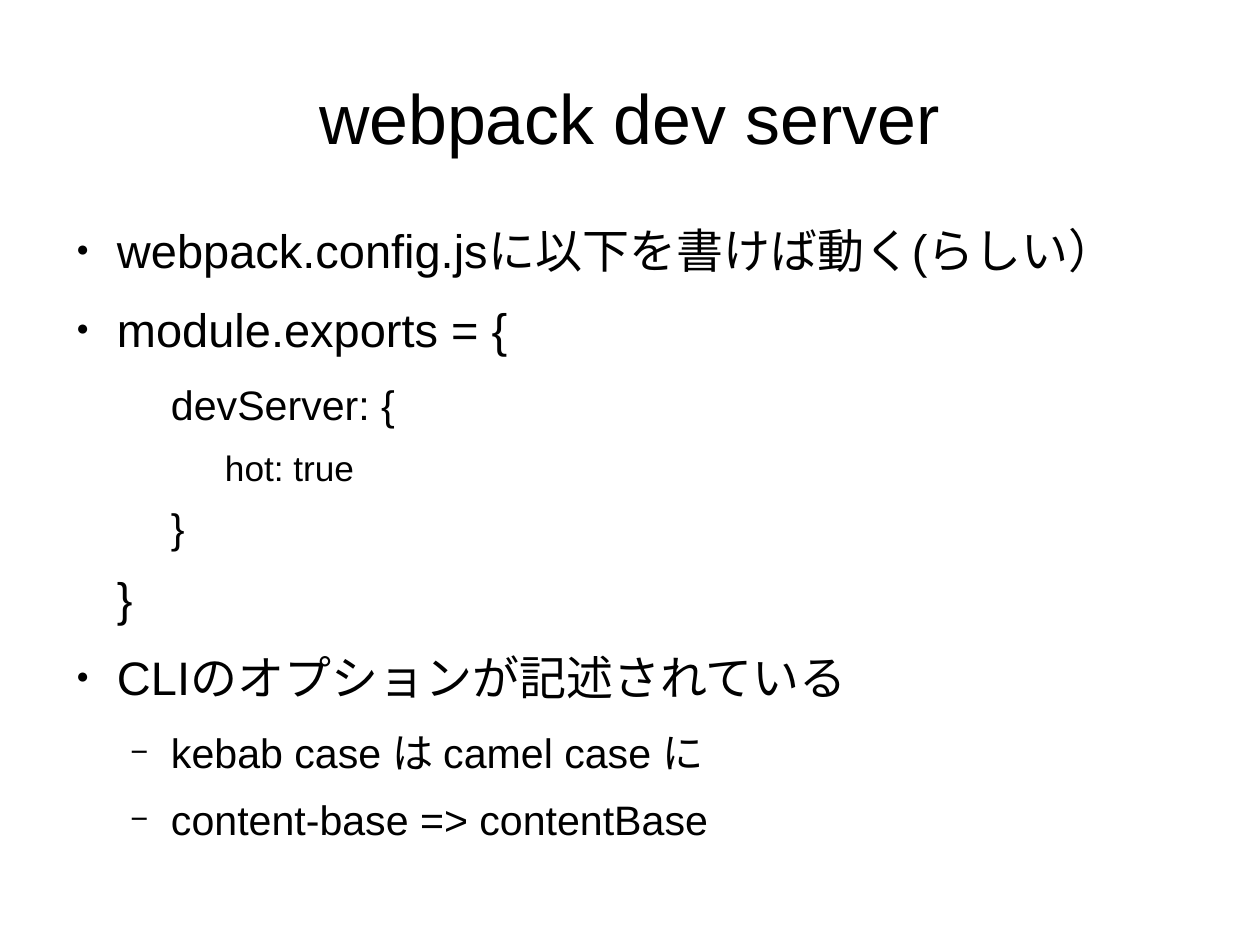
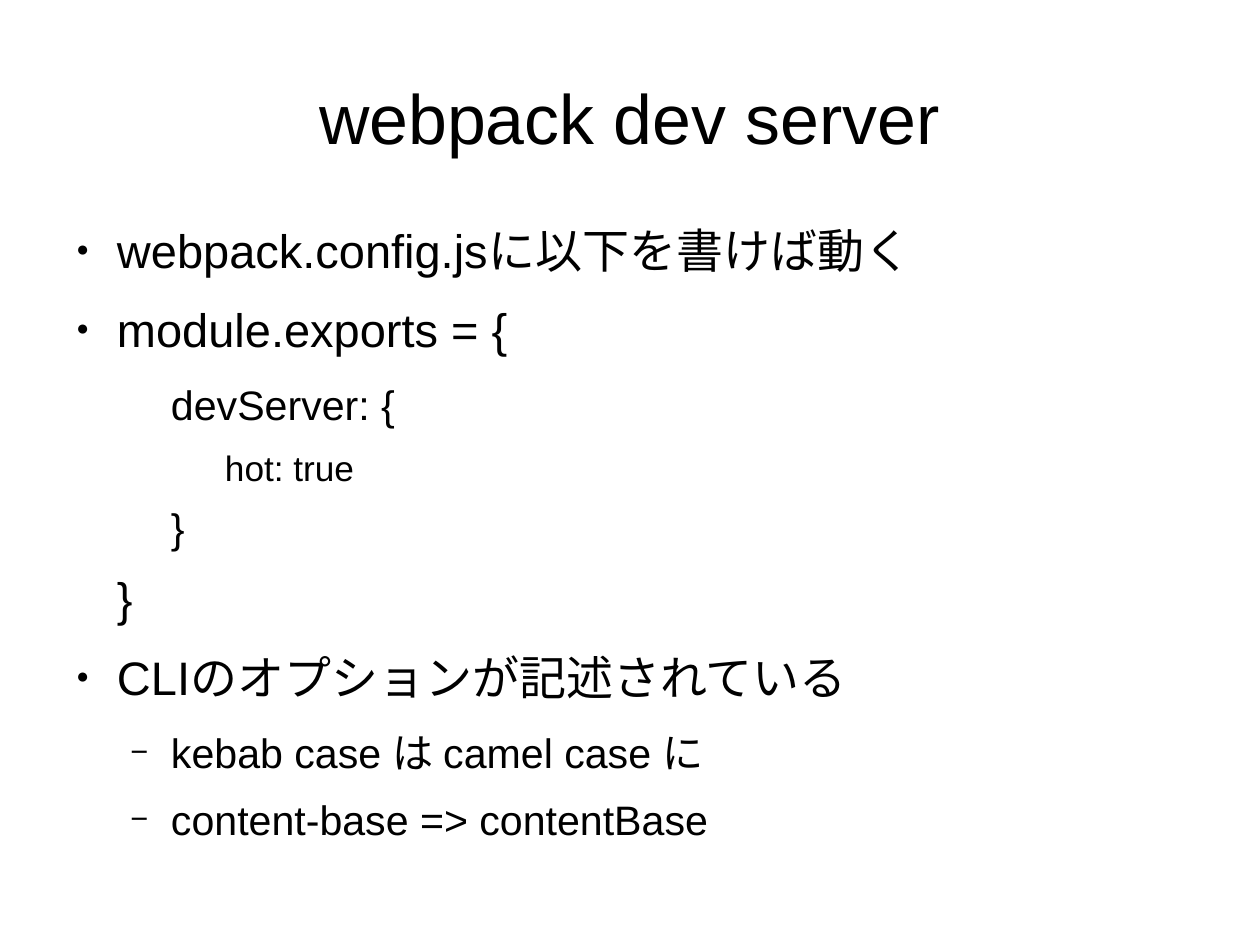
Before and after one commit to sallop/til, a slide deck: slide 10 of webpack入門.odp. Drawn at 1260x945 pixels with LibreOffice and Linux fonts; fonts in the diff are those of the drawing. Boxes give left, top, right and bottom in pixels: in the first picture for what was removed or moved away, otherwise in the second. Text is boxed around its words. In the diff, an @@ line names an element or a change of style, - is before the commit and + after.

```diff
--- a/webpack入門.odp
+++ b/webpack入門.odp
@@ text at [117, 231, 911, 277]: text changed @@
-● webpack.config.jsに以下を書けば動く(らしい）
+● webpack.config.jsに以下を書けば動く
```
Also in this commit, not shown: 1 slide added, 1 other file.
